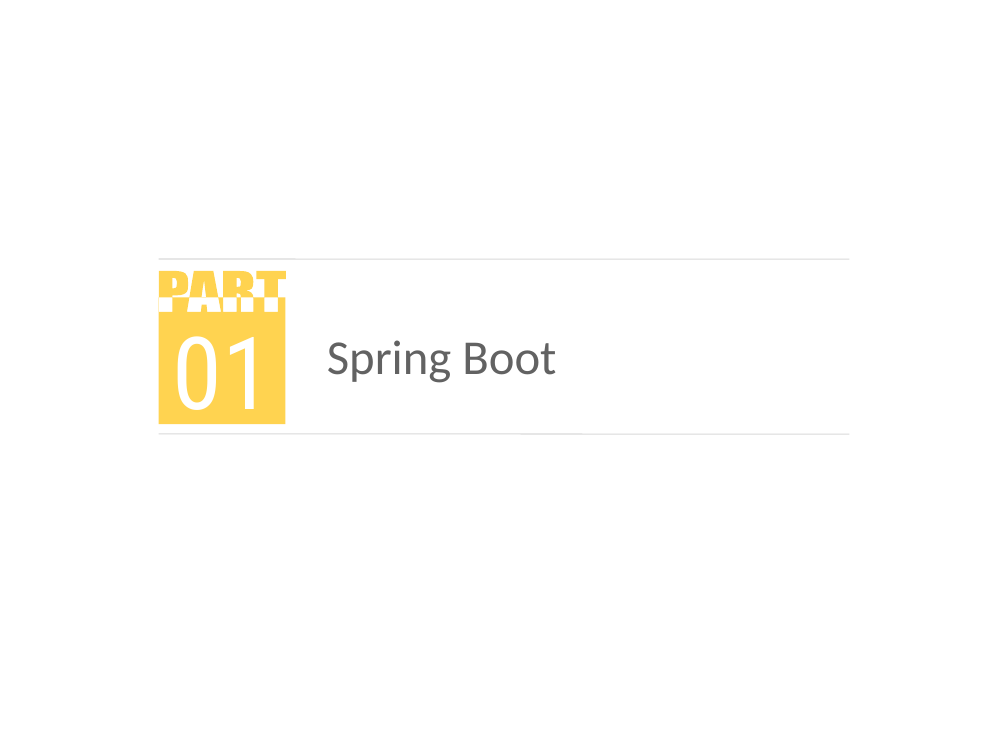
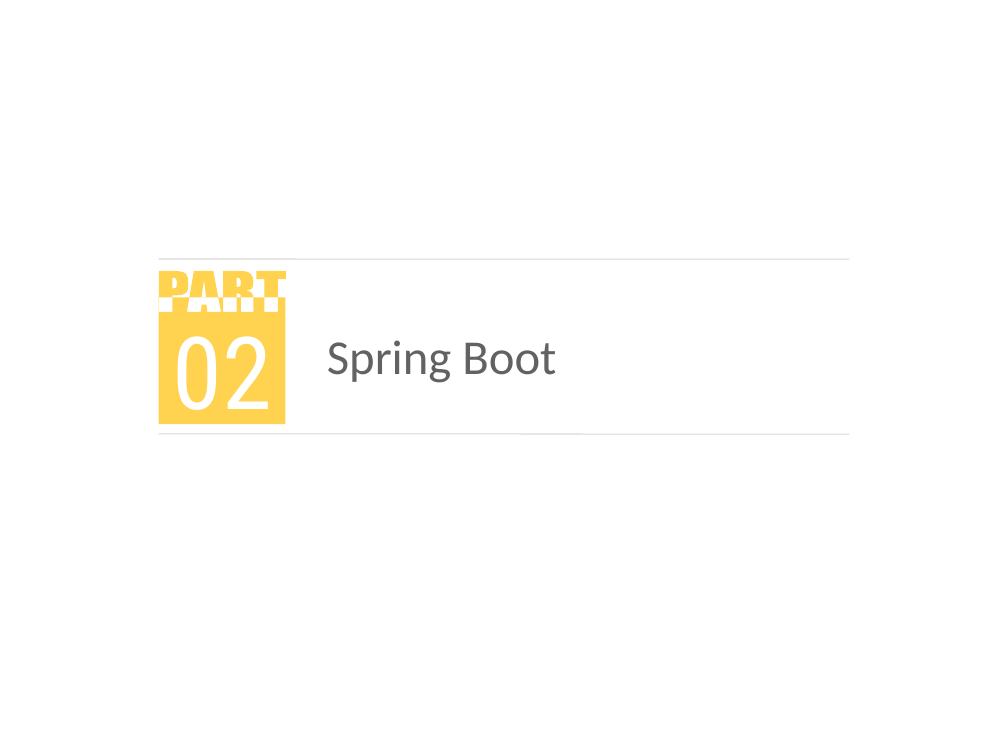
Before and after one commit to Sara-D/Spring, a slide deck: slide 6 of Spring.pptx. Drawn at 1008x756 pixels with LibreOffice and Linux fonts; fonts in the diff are those of the drawing; background and template pictures are left out. Boxes give left, top, right and bottom in pixels: in the first picture for what was removed or moved away, otherwise in the second. Text is boxed around its words. In the diff, an @@ line names an element or a change of style, - is before the commit and + after.

```diff
--- a/Spring.pptx
+++ b/Spring.pptx
@@ text in freeform shape at bbox=[173, 336, 272, 433]: text changed @@
-01
+02
```
Also in this commit, not shown: 4 other slides changed, 5 slides added, 3 slides removed.
